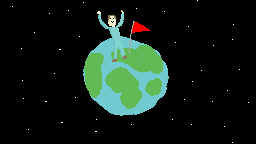
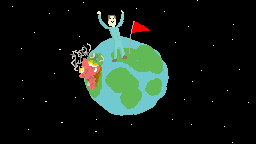
Before/after of a (256, 144) layered artwork. What changed in the layer stack:
painted on "Layer #2" over [70, 43, 104, 90]
